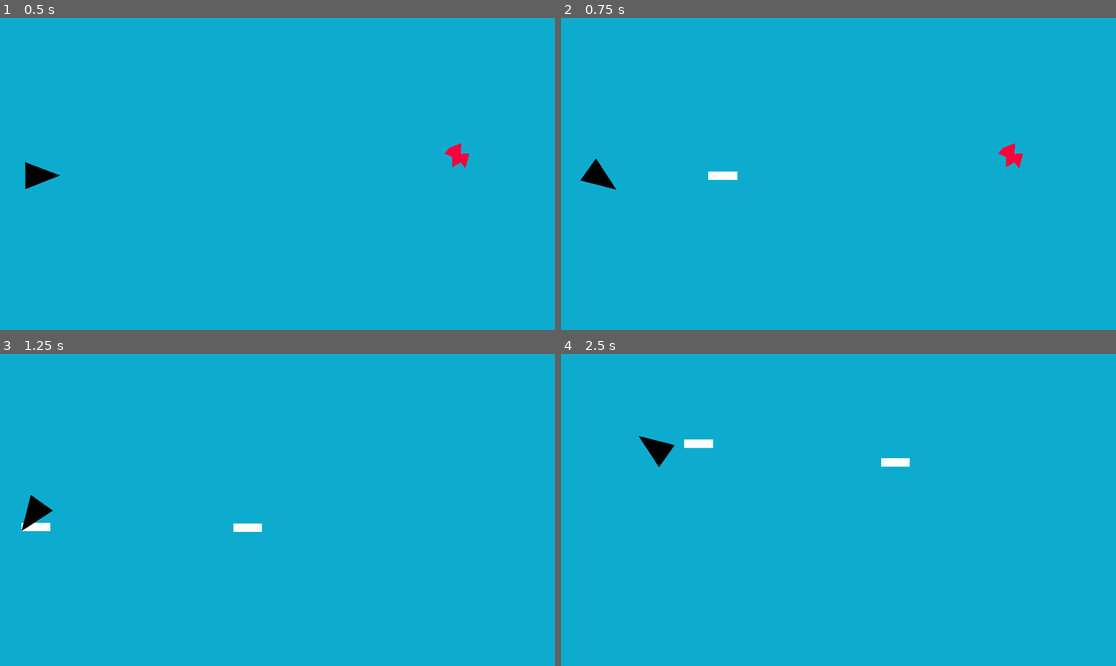
Above: before the commit, frames 1-4 (two rows, left to right).
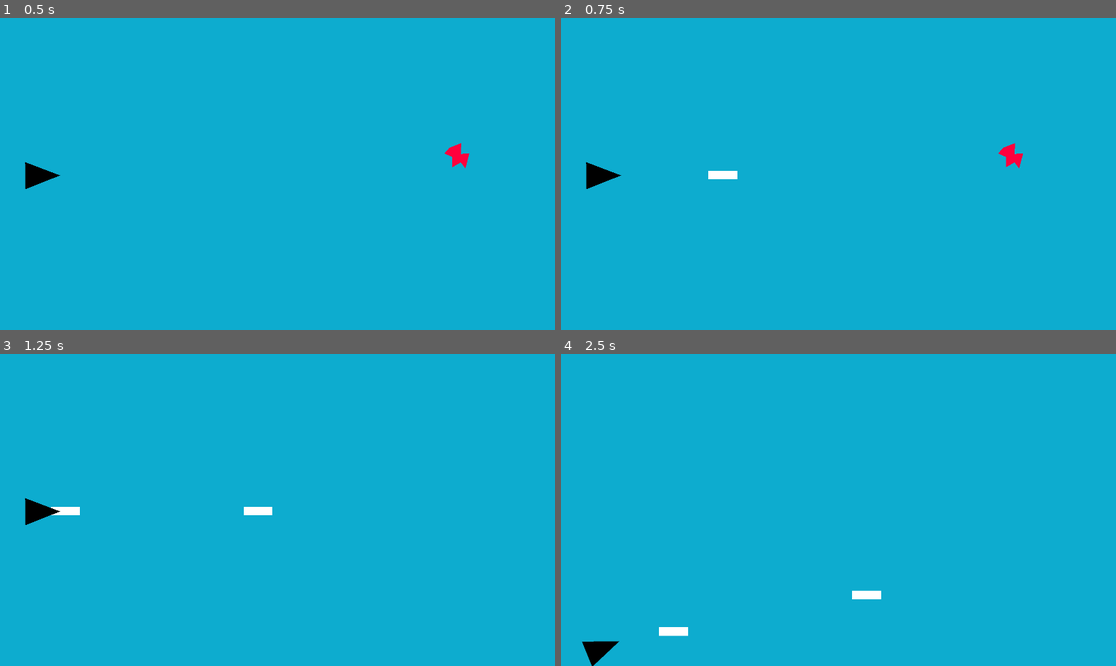
Above: after the commit, the same moments.

Repository: Yggdrasil938/Shattered
Game: Godot game, scene res://2d test scene.tscn
The game is run twice, just before and just after one commit, with the same random seed, the same clock (stepped at 60 frames per second) and the same inputs.
Inputs:
- Up to frame 1 (0.5 s): no input
- Up to frame 2 (0.75 s): tap Enter at 0.5 s; hold Right (ui_move_right) from 0.53 s (still down); hold Space (ui_shoot) from 0.53 s (still down)
- Up to frame 3 (1.25 s): keep holding Right (ui_move_right); keep holding Space (ui_shoot)
- Up to frame 4 (2.5 s): release Right (ui_move_right) at 1.28 s; release Space (ui_shoot) at 1.28 s; hold Down (ui_move_down) 1.28-2.03 s; tap Space (ui_shoot) at 1.35 s; hold Right (ui_move_right) from 2.03 s (still down); hold Space (ui_shoot) from 2.03 s (still down)

Frame 1 is identical in both runs. In frame 2, 0.2% of the frame differs, in the area x 3-32%, y 44-56%; in frame 3, 0.6%; in frame 4, 1.2%, in the area x 3-63%, y 26-100%.

Commit message:
refractoring the player movement. It's feeling way crsipier but needs work

Diff:
--- a/canvas_layer_2.gd
+++ b/canvas_layer_2.gd
@@ -5,7 +5,6 @@
 
 # Called when the node enters the scene tree for the first time.
 func _ready() -> void:
-
 	pass # Replace with function body.
 
 
--- a/player.gd
+++ b/player.gd
@@ -1,37 +1,112 @@
 extends Polygon2D
-var move_speed = 400
-var angular_speed = PI
+
+# Movement default values
+
+var p_move_speed = 400
+var p_angular_speed = PI
+var p_velocity = Vector2.ZERO
+var p_sprite_rotation = 0
+var p_reorient_speed = 0
+var p_input_key = "x" # This is set to x since null pointers cause issues, x is treated as no input
+
+
+# Instantiating scenes for instance spawning
+
 var p_bullet = preload("res://bullet.tscn")
 
+func _input(event): # Extracts the event string from inputs for use in a match statement
+	var p_action = "x"
+	for input in InputMap.get_actions():
+		if InputMap.event_is_action(event, input):
+			p_action = input
+	if p_action:
+		p_input_key = p_action
+	pass
 
 # Called when the node enters the scene tree for the first time.
 func _ready() -> void:
-	pass # Replace with function body.
+	pass
 
 
 # Called every frame. 'delta' is the elapsed time since the previous frame.
 func _process(delta: float) -> void:
-	var direction = 0
-	if Input.is_action_pressed("ui_move_left"):
-		direction = -1
-	if Input.is_action_pressed("ui_move_right"):
-		direction = 1
+	if Input.is_action_just_released(p_input_key) && Input.is_anything_pressed() != true: # Once an action is released, key is changed to stop actions
+		print("yooooooo")
+		p_input_key ="x"
 
-	rotation += angular_speed * direction * delta
+	match p_input_key: # Input match statement, inputs get used to perform player movement.
+		"ui_move_right":
+			if Input.is_action_pressed("ui_move_up"):
+				p_velocity = Vector2.RIGHT.rotated(-45) * p_move_speed
+				p_sprite_rotation = .075
+			elif Input.is_action_pressed("ui_move_down"):
+				p_velocity = Vector2.RIGHT.rotated(45) * p_move_speed
+				p_sprite_rotation = -.075
+			elif Input.is_action_pressed("ui_move_left"):
+				p_velocity = Vector2.RIGHT.rotated(0) * 0
+				if rotation != 0:
+					p_sprite_rotation = - rotation / 2
+			else:
+				p_velocity = Vector2.RIGHT.rotated(0) * p_move_speed
+			if rotation != 0:
+				p_sprite_rotation = - rotation / 2
 
-	var velocity = Vector2.ZERO
-	if Input.is_action_pressed("ui_move_up"):
-		velocity = Vector2.RIGHT.rotated(rotation) * move_speed
-	if Input.is_action_pressed("ui_move_down"):
-		velocity = Vector2.LEFT.rotated(rotation) * move_speed
+		"ui_move_left":
+			if Input.is_action_pressed("ui_move_up"):
+				p_velocity = Vector2.LEFT.rotated(45) * p_move_speed
+				p_sprite_rotation = .075
+			elif Input.is_action_pressed("ui_move_down"):
+				p_velocity = Vector2.LEFT.rotated(-45) * p_move_speed
+				p_sprite_rotation = -.075
+			elif Input.is_action_pressed("ui_move_right"):
+				p_velocity = Vector2.LEFT.rotated(0) * 0
+				if rotation != 0:
+					p_sprite_rotation = - rotation / 2
+			else:
+				p_velocity = Vector2.LEFT.rotated(0) * p_move_speed
+			if rotation != 0:
+				p_sprite_rotation = - rotation / 2
 
-	position += velocity * delta
+		"ui_move_up":
+			if Input.is_action_pressed("ui_move_left"):
+				p_velocity = Vector2.UP.rotated(-45) * p_move_speed
+				p_sprite_rotation = .075
+			elif Input.is_action_pressed("ui_move_right"):
+				p_velocity = Vector2.UP.rotated(45) * p_move_speed
+				p_sprite_rotation = .075
+			elif Input.is_action_pressed("ui_move_down"):
+				p_velocity = Vector2.UP.rotated(0) * 0
+				if rotation != 0:
+					p_sprite_rotation = - rotation / 2
+			else:
+				p_velocity = Vector2.UP.rotated(0) * p_move_speed
+				p_sprite_rotation = .10 # Sprite is rotated when moving up and down to give the illusion of momentum
+
+		"ui_move_down":
+			if Input.is_action_pressed("ui_move_left"):
+				p_velocity = Vector2.DOWN.rotated(45) * p_move_speed
+				p_sprite_rotation = -.075
+			elif Input.is_action_pressed("ui_move_right"):
+				p_velocity = Vector2.DOWN.rotated(-45) * p_move_speed
+				p_sprite_rotation = -.075
+			elif Input.is_action_pressed("ui_move_up"):
+				p_velocity = Vector2.DOWN.rotated(0) * 0
+				if rotation != 0:
+					p_sprite_rotation = - rotation / 2
+			else:
+				p_velocity = Vector2.DOWN.rotated(0) * p_move_speed
+				p_sprite_rotation = -.10
+		"x":
+			p_velocity = Vector2.ZERO # Stops player movement when no longr holding keys
+			if rotation != 0:
+				p_sprite_rotation = - rotation / 2
+
+	rotation += p_angular_speed * p_sprite_rotation * delta # Rotates sprite
+	position += p_velocity * delta # Translates Sprite
 
 	if Input.is_action_pressed("ui_shoot") && get_node("Shooting Timer").is_stopped():
 		var bullet_instance = p_bullet.instantiate()
 		get_tree().root.add_child(bullet_instance)
-		bullet_instance.set_z_as_relative(true)
-		bullet_instance.set_z_index(3)
 		bullet_instance.global_position = get_node("Marker2D").global_position
 		get_node("Shooting Timer").start()
 
--- a/red_chip.gd
+++ b/red_chip.gd
@@ -11,7 +11,7 @@
 # Called every frame. 'delta' is the elapsed time since the previous frame.
 func _process(delta: float) -> void:
 	global_position += direction * move_speed * delta
-	print(layer_color)
+	#print(layer_color)
 	pass
 
 func _get_layer_color(color_index: float) -> void:
